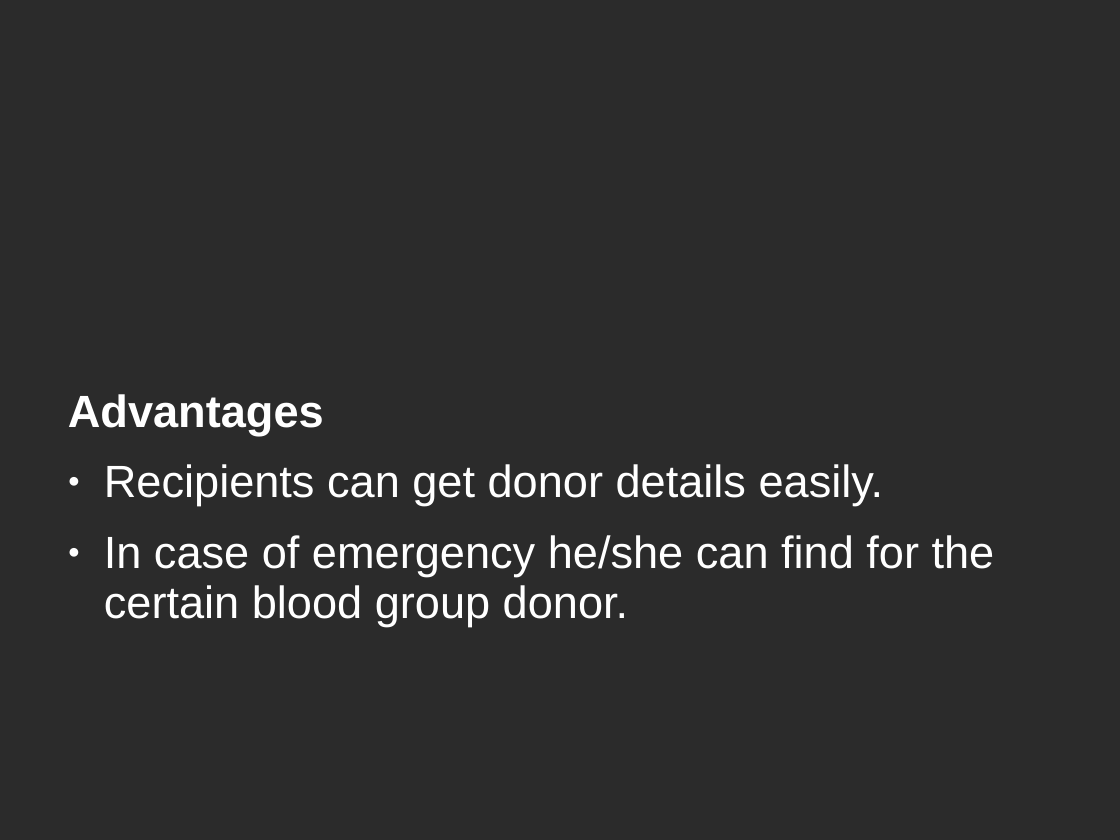
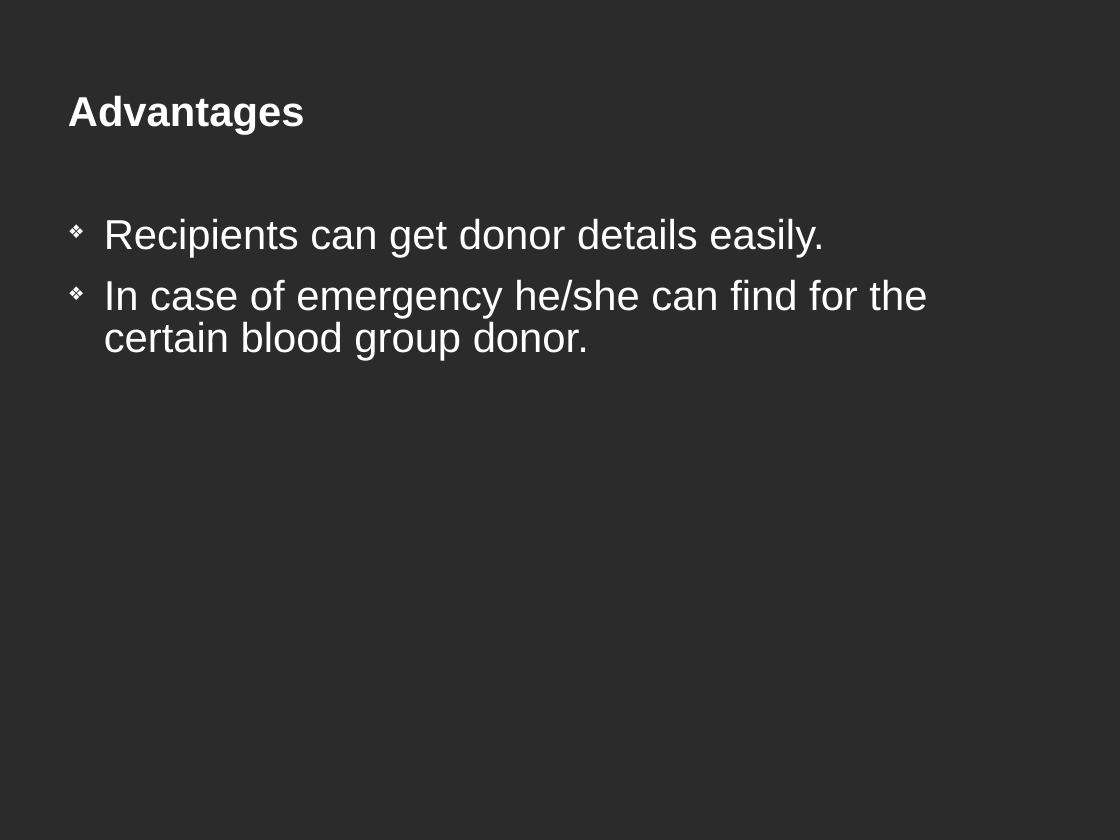
Before and after one commit to sahitya4/Miniproject, a slide deck: slide 9 of miniproject.ppt (slide 10 before the commit). Drawn at 1120x840 pixels with LibreOffice and Linux fonts; fonts in the diff are those of the drawing; background and template pictures are left out; a plain dark background stands for a picture behind light text. Boxes give left, top, right and bottom in pixels: in the first picture for what was removed or moved away, otherwise in the second. Text is boxed around its words. In the diff, an @@ line names an element or a change of style, - is before the commit and + after.

```diff
--- a/miniproject.ppt
+++ b/miniproject.ppt
@@ text "Advantages" moved from (x1=68, y1=394, x2=995, y2=627) to (x1=68, y1=95, x2=927, y2=361) @@
@@ text "Advantages" at (x1=68, y1=95, x2=927, y2=361): size 32 to 29.6 pt; line spacing 0.93 to 0.83; bullet ● to ❖ @@
```
Also in this commit, not shown: 10 other slides changed, 1 slide removed.
